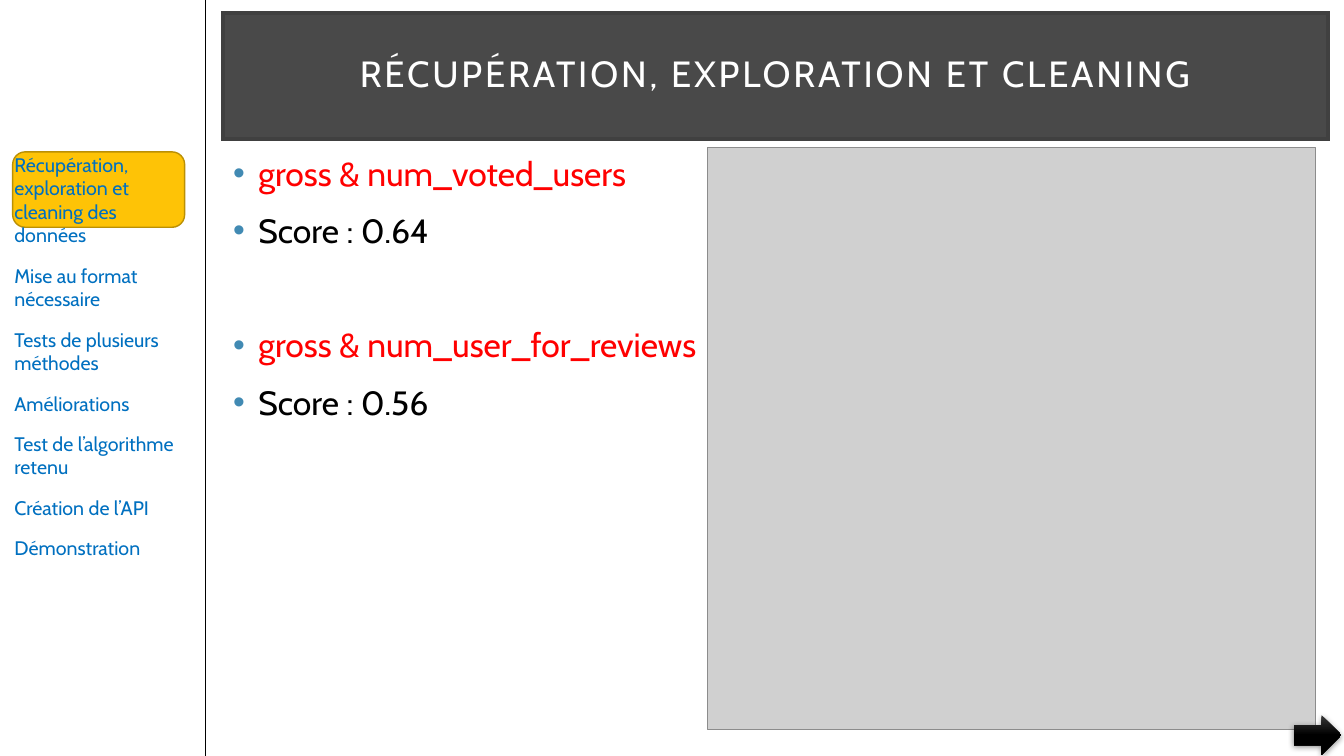
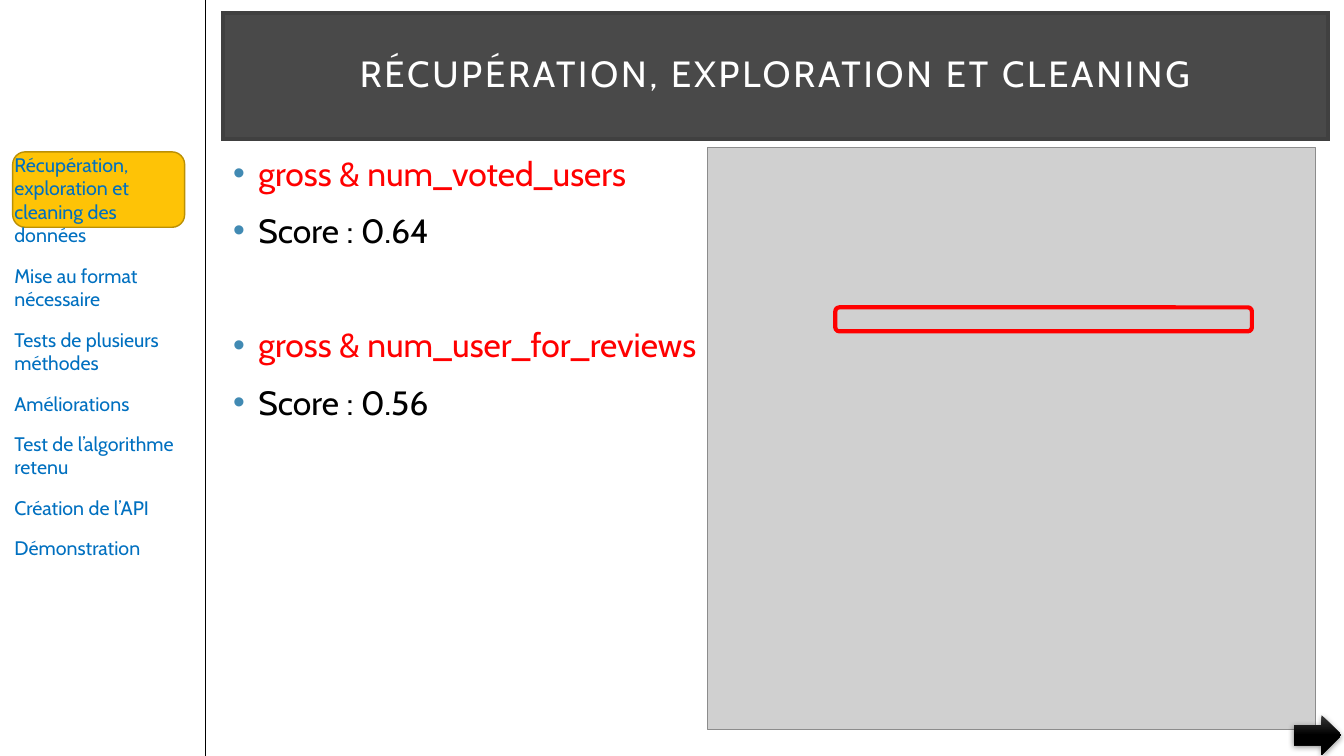
Before and after one commit to pfroide/python, a slide deck: slide 7 of Projet_3/p3.pptx. Drawn at 1344x756 pixels with LibreOffice and Linux fonts; fonts in the diff are those of the drawing; grey boxes stand for pictures. Boxes give left, top, right and bottom in pixels: in the first picture for what was removed or moved away, otherwise in the second. Text is boxed around its words. In the diff, an @@ line names an element or a change of style, - is before the commit and + after.

```diff
--- a/Projet_3/p3.pptx
+++ b/Projet_3/p3.pptx
@@ rounded rectangle added at (836, 308, 1252, 332), outline #FF0000 3 pt @@
```
Also in this commit, not shown: 13 other slides changed, 1 slide added.
